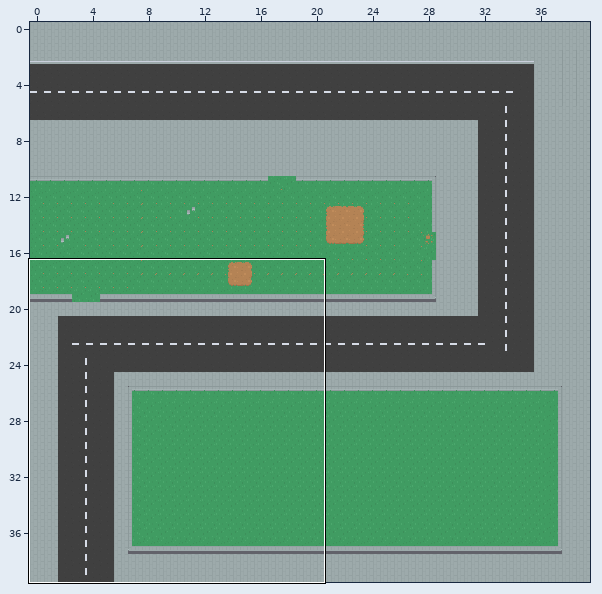
An edit to a level. Tiled map (JSON), assets/map/level1.json. Above: a wide view before the commit, with the close-up outlined.
Close-up. As it was:
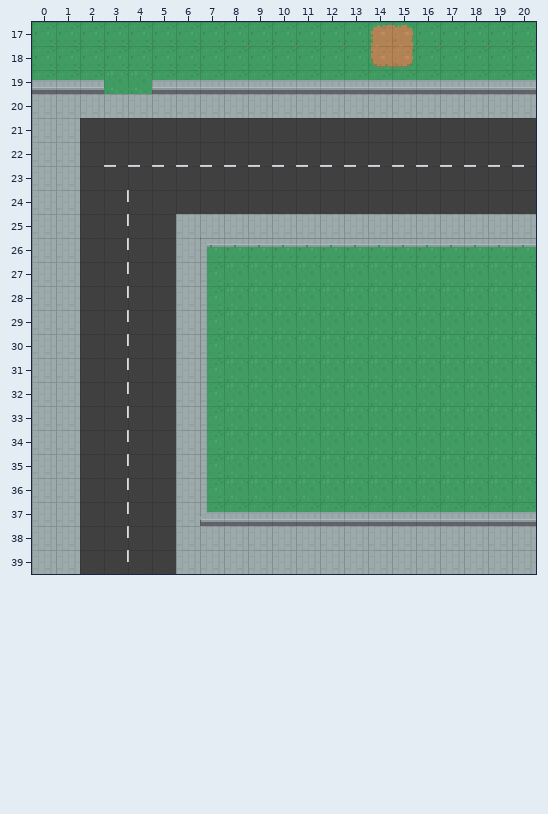
Cells are 16x16 px. Shown: x 0..20, y 17..39. The commit also changed other parts of the map, which this record leaves out.
Now the later version:
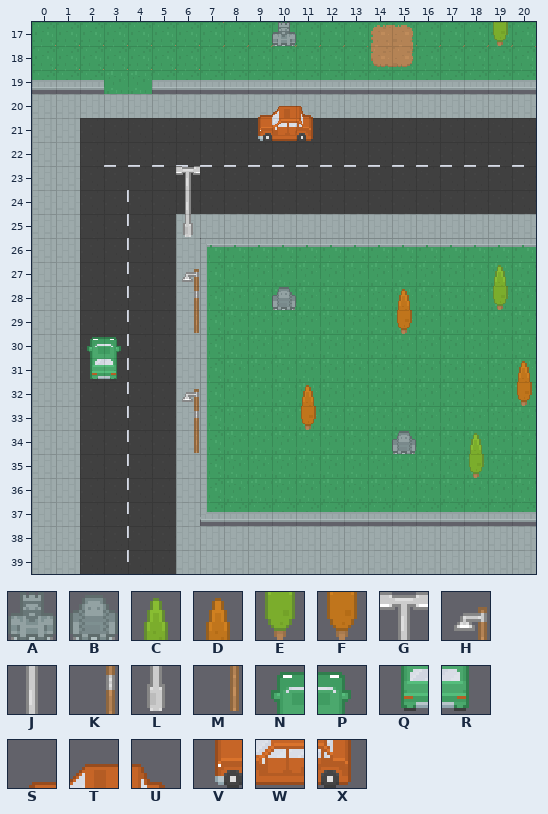
Key: from "modern": A 109, B 110, C 404, D 405, E 441, F 442, G 597, H 599, J 634, K 636, L 671, M 673, N 697, P 698, Q 734, R 735, S 919, T 920, U 921, V 956, W 957, X 958.
_ is an empty cell.
Tiles of an added or newly shown layer are drawn over the layers below it.
From old to new:
{"where": "layer \"World Level\" (now shown)"}
{"y":17,"x":10,"old":"_","new":"A"}
{"y":17,"x":19,"old":"_","new":"E"}
{"y":20,"x":9,"old":"___","new":"STU"}
{"y":21,"x":9,"old":"___","new":"VWX"}
{"y":25,"x":6,"old":"_","new":"L"}
{"y":27,"x":19,"old":"_","new":"C"}
{"y":28,"x":10,"old":"_","new":"B"}
{"y":28,"x":15,"old":"_","new":"D"}
{"y":28,"x":19,"old":"_","new":"E"}
{"y":29,"x":6,"old":"_","new":"M"}
{"y":29,"x":15,"old":"_","new":"F"}
{"y":30,"x":2,"old":"__","new":"NP"}
{"y":31,"x":2,"old":"__","new":"QR"}
{"y":31,"x":20,"old":"_","new":"D"}
{"y":32,"x":11,"old":"_","new":"D"}
{"y":32,"x":20,"old":"_","new":"F"}
{"y":33,"x":11,"old":"_","new":"F"}
{"y":34,"x":6,"old":"_","new":"M"}
{"y":34,"x":15,"old":"_","new":"B"}
{"y":34,"x":18,"old":"_","new":"C"}
{"y":35,"x":18,"old":"_","new":"E"}
{"where": "layer \"Above Player\" (now shown)"}
{"y":23,"x":6,"old":"_","new":"G"}
{"y":24,"x":6,"old":"_","new":"J"}
{"y":27,"x":6,"old":"_","new":"H"}
{"y":28,"x":6,"old":"_","new":"K"}
{"y":32,"x":6,"old":"_","new":"H"}
{"y":33,"x":6,"old":"_","new":"K"}
